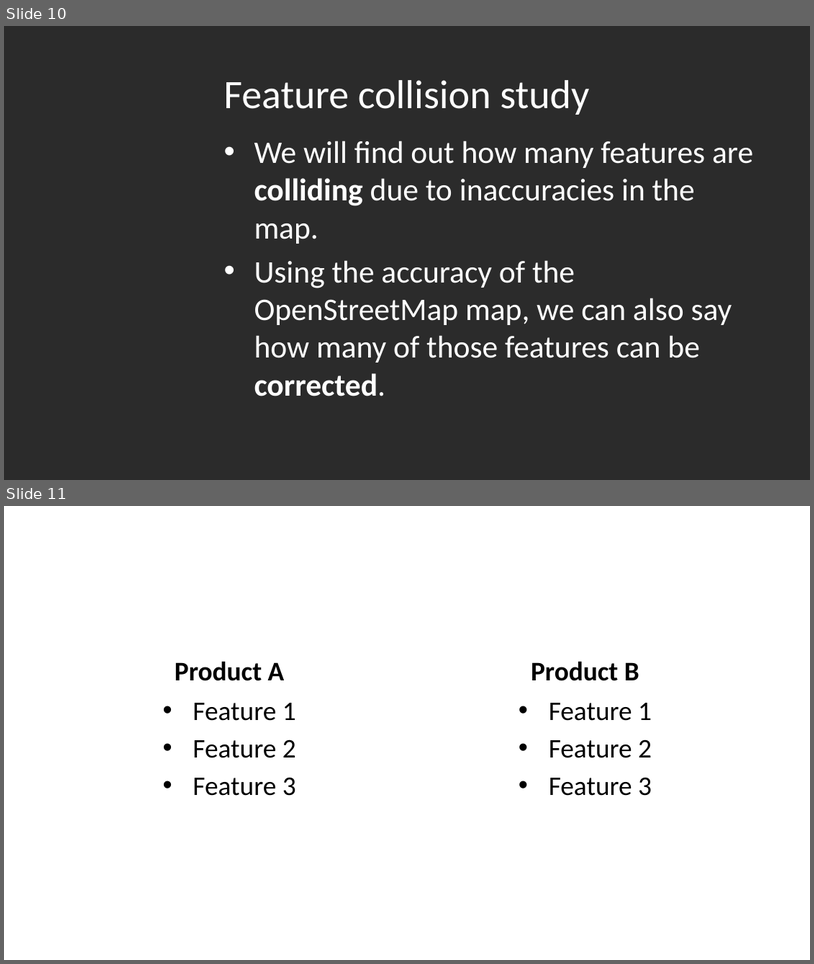
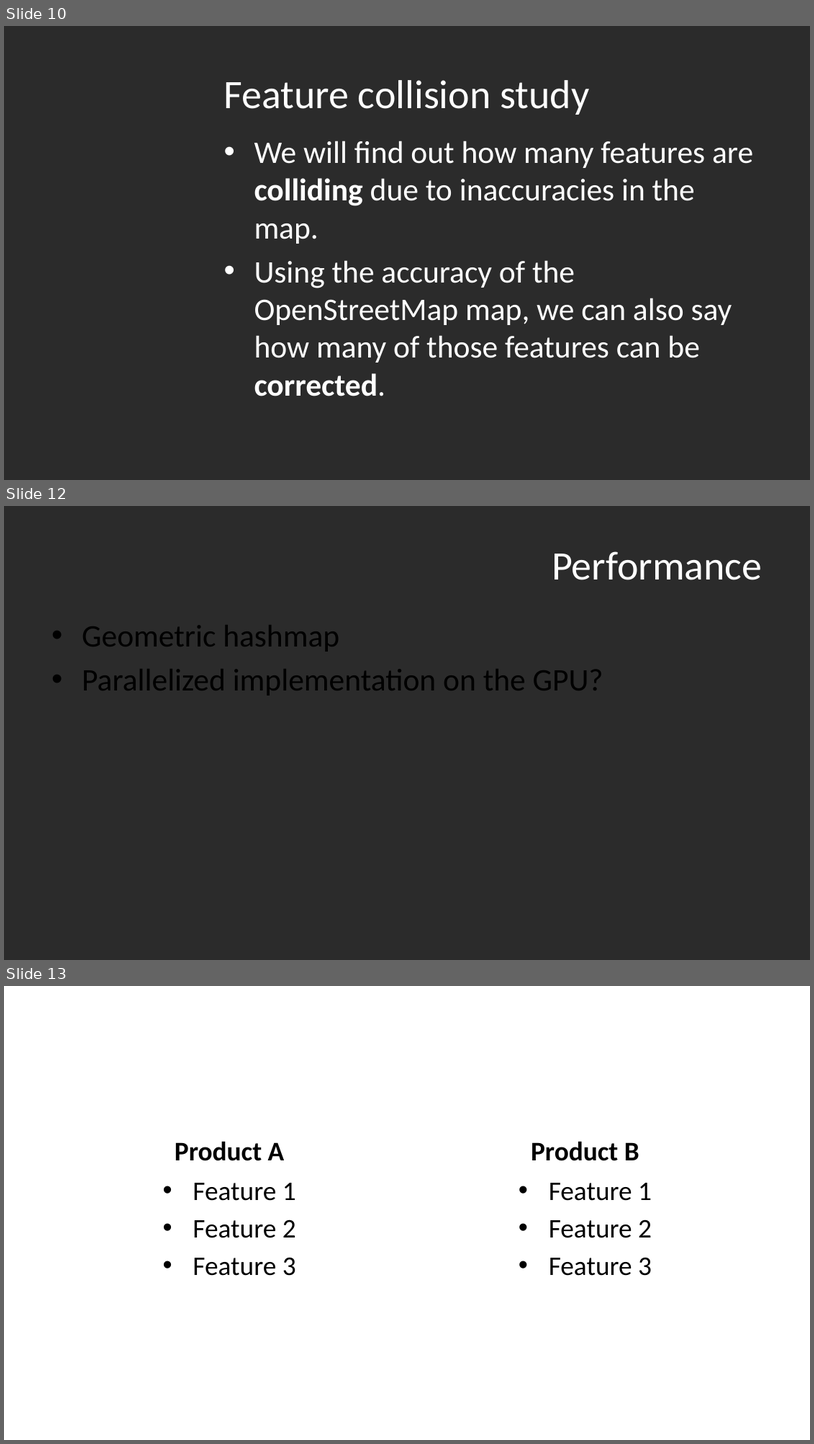
Before and after one commit to Alexander-Hjelm/footpath-planning, a slide deck: presentation/presentation.odp. Shown one above the other, each under a label of ours: slides 10 and 11 before the commit, slides 10, 12 and 13 after it; the slides between them are not shown. The pictures are 814x964 and 814x1444 pixels, drawn with LibreOffice and Linux fonts; fonts in the diff are those of the drawing; background and template pictures are left out; a plain dark background stands for a picture behind light text. Boxes give left, top, right and bottom in pixels: in the first picture for what was removed or moved away, otherwise in the second. Text is boxed around its words. In the diff, an @@ line names an element or a change of style, - is before the commit and + after.

```diff
--- a/presentation/presentation.odp
+++ b/presentation/presentation.odp
@@ slide 12 added at <box>4,506,810,960</box>, background picture (left out) @@
@@ title added at <box>552,551,762,580</box>, 36 pt, text #FFFFFF @@
+Performance
@@ text added at <box>82,625,604,695</box>, 28 pt, text #000000 @@
+• Geometric hashmap
+• Parallelized implementation on the GPU?
@@ what was slide 11 is now slide 13 @@
```
Also in this commit, not shown: 1 other slide added, 1 other file.
